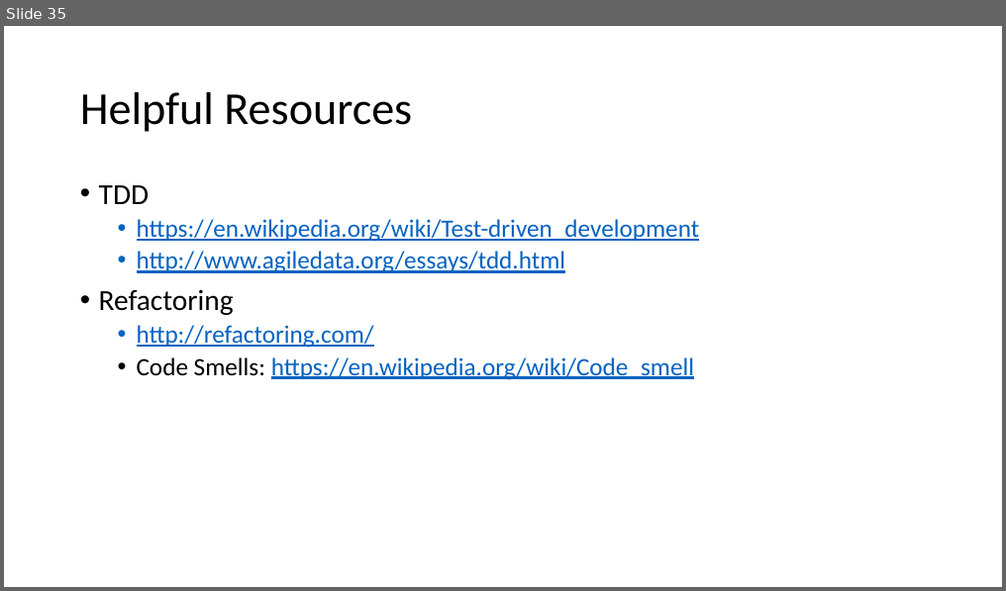
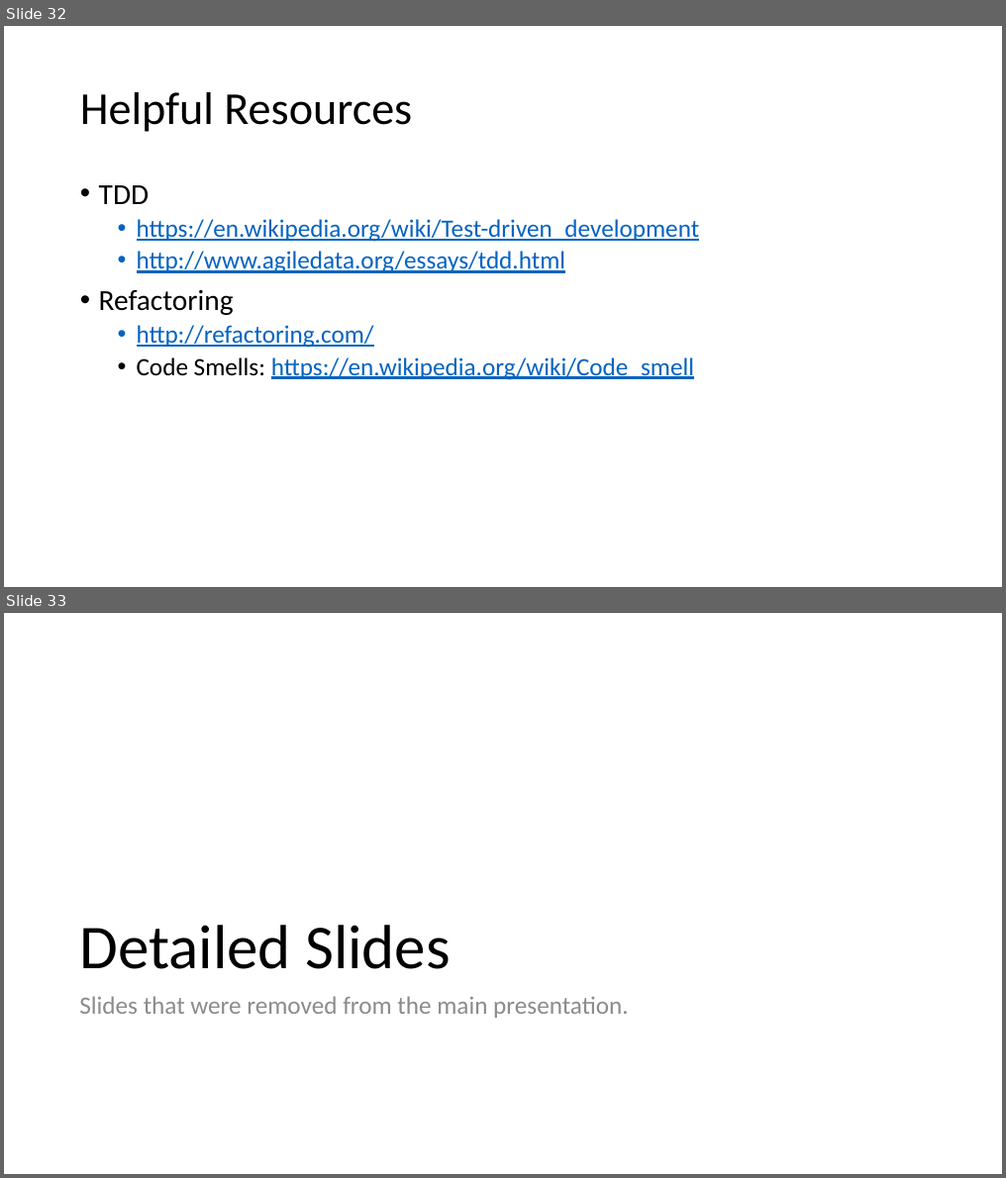
Before and after one commit to donaldsawyer/phdata-tdd-r, a slide deck: tdd_test_r.pptx. Shown one above the other, each under a label of ours: slide 35 before the commit, slides 32 and 33 after it. The pictures are 1006x591 and 1006x1178 pixels, drawn with LibreOffice and Linux fonts; fonts in the diff are those of the drawing. Boxes give left, top, right and bottom in pixels: in the first picture for what was removed or moved away, otherwise in the second. Text is boxed around its words. In the diff, an @@ line names an element or a change of style, - is before the commit and + after.

Commit message:
added detailed slides

```diff
--- a/tdd_test_r.pptx
+++ b/tdd_test_r.pptx
@@ slide 33 added at [4, 613, 1002, 1174], background #FFFFFF @@
@@ title added at [79, 925, 450, 969], 60 pt, text #000000 @@
+Detailed Slides
@@ text added at [79, 996, 628, 1018], 24 pt, text #8C8C8C @@
+Slides that were removed from the main presentation.
@@ what was slide 35 is now slide 32 @@
```
Also in this commit, not shown: 21 other slides added.
